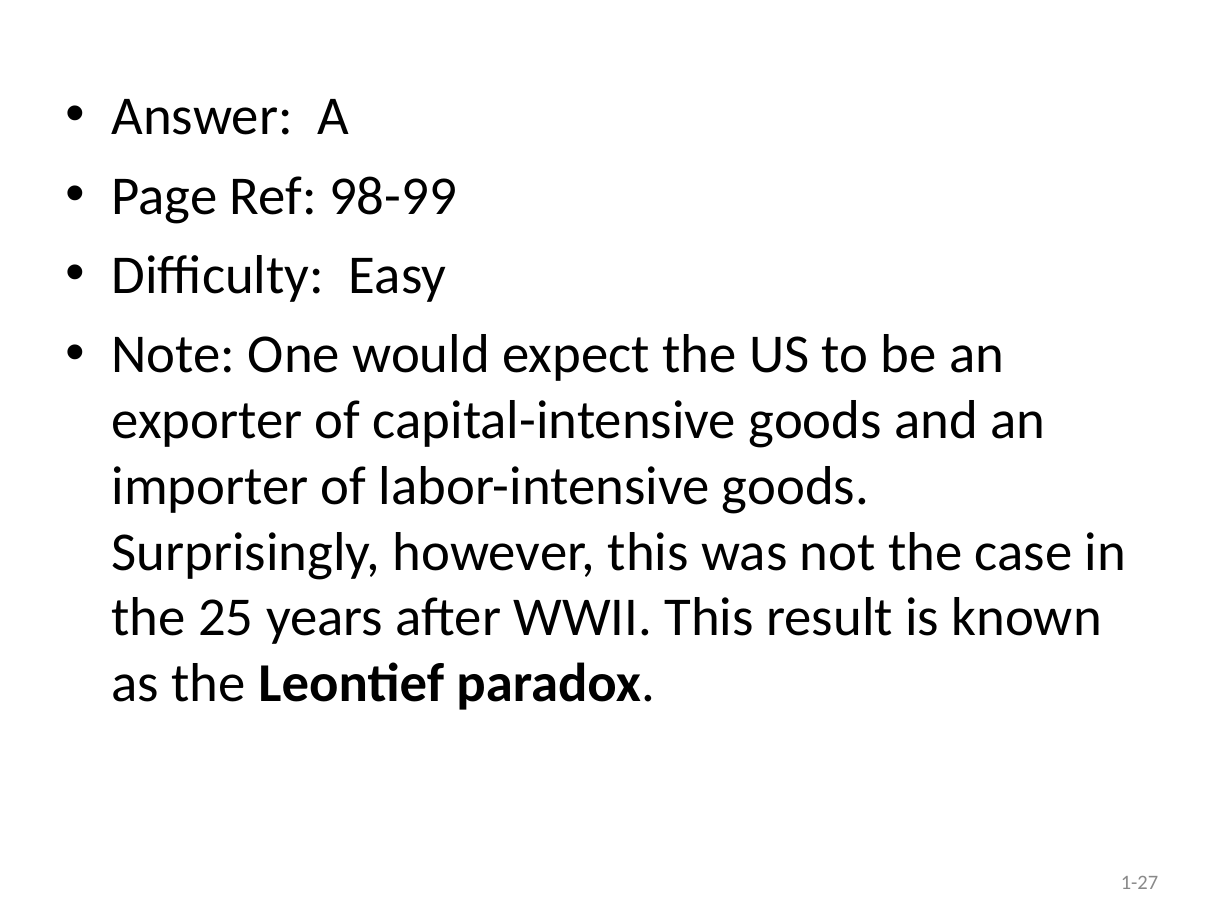
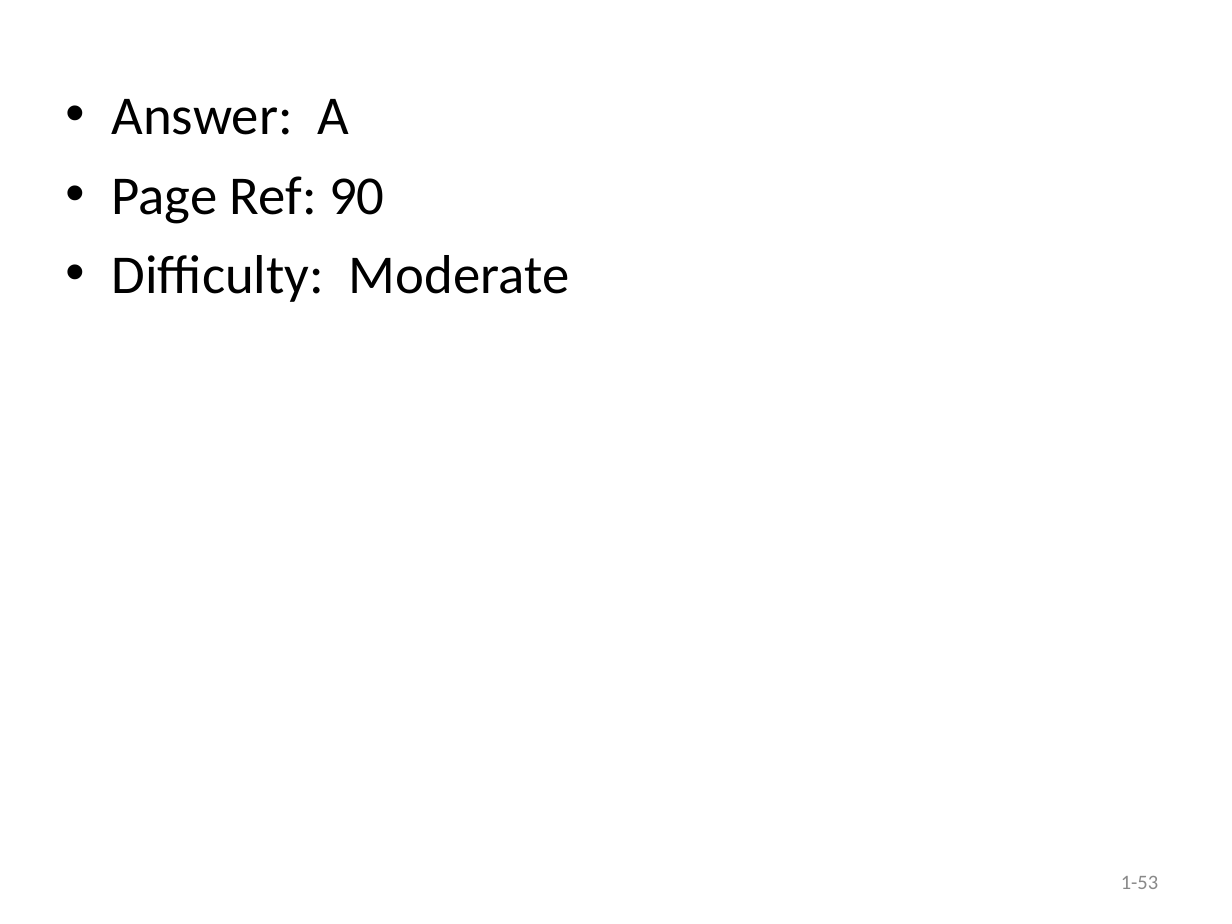
Before and after one commit to hehemin/bayeswhu.github.io, a slide deck: slide 53 of teaching/trade/Quiz1.ppt (slide 27 before the commit). Drawn at 1232x924 pixels with LibreOffice and Linux fonts; fonts in the diff are those of the drawing. Boxes give left, top, right and bottom in pixels: in the first picture for what was removed or moved away, otherwise in the second. Text is boxed around its words. In the diff, an @@ line names an element or a change of style, - is before the commit and + after.

```diff
--- a/teaching/trade/Quiz1.ppt
+++ b/teaching/trade/Quiz1.ppt
@@ text at bbox=[112, 176, 569, 302]: text changed @@
-• Page Ref: 98-99
-• Difficulty: Easy
-• Note: One would expect the US to be an exporter of capital-intensive goods and an importer of labor-intensive goods. Surprisingly, however, this was not the case in the 25 years after WWII. This result is known as the Leontief paradox.
+• Page Ref: 90
+• Difficulty: Moderate
@@ page number at bbox=[1121, 876, 1158, 889]: text changed @@
-1-27
+1-53
```
Also in this commit, not shown: 28 other slides changed, 30 slides added, 2 slides removed, 2 other files.
